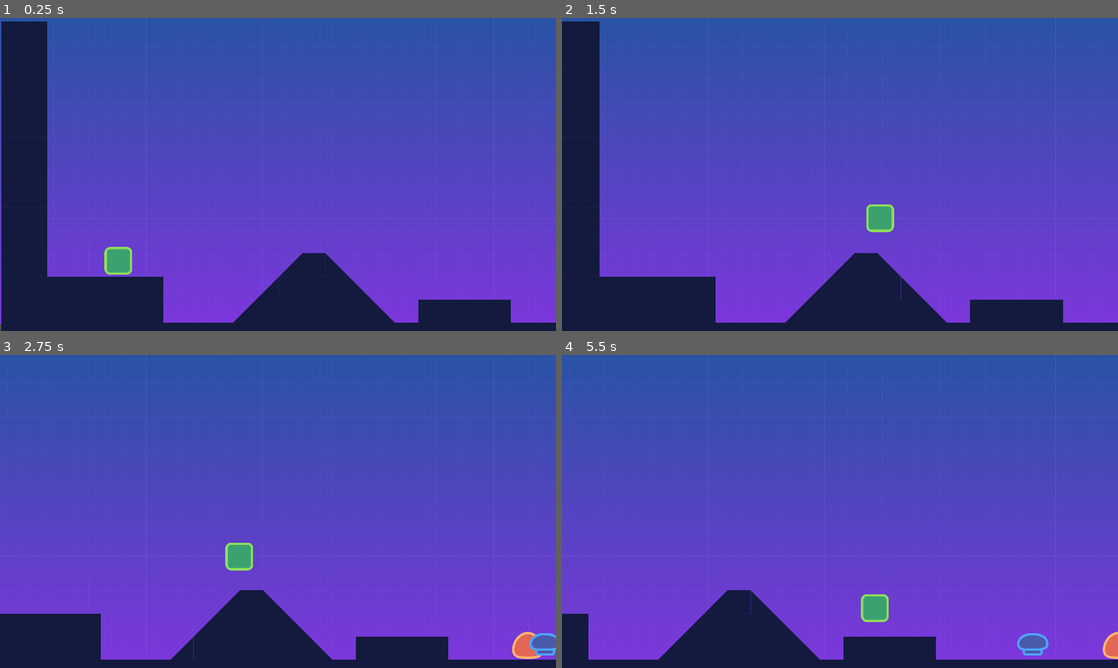
Above: before the commit, frames 1-4 (two rows, left to right).
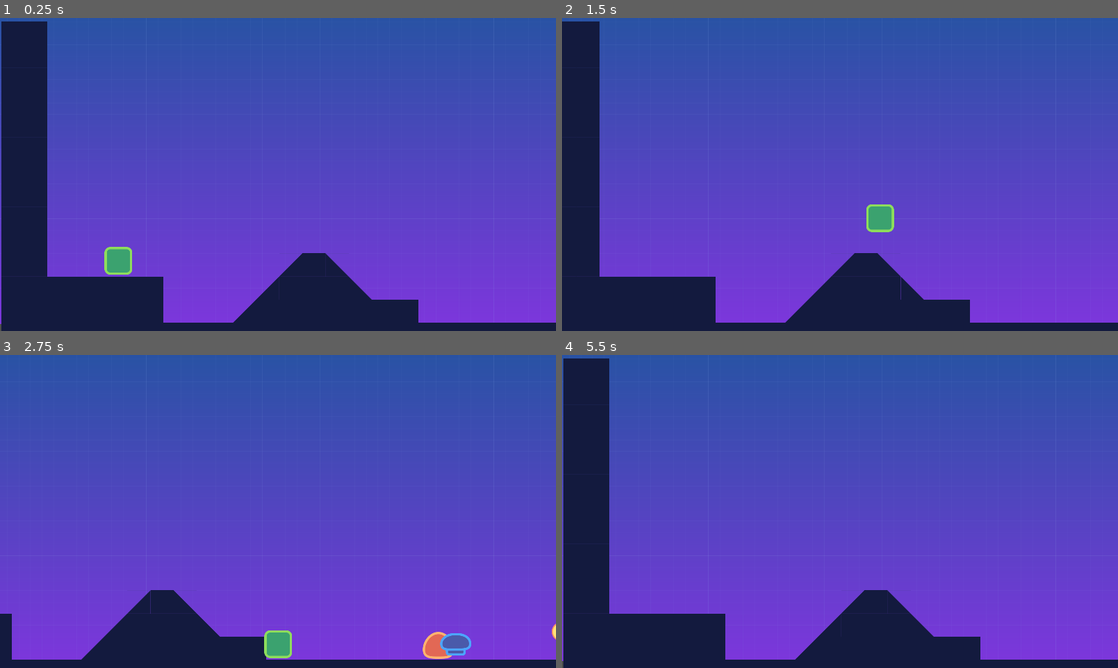
Above: after the commit, the same moments.

Repository: mustafa-mahmud/Platform
Game: Godot game, scene res://src/Level/LevelTemplate.tscn
The game is run twice, just before and just after one commit, with the same random seed, the same clock (stepped at 60 frames per second) and the same inputs. This scene is started directly instead of the project's main scene.
Inputs:
- Up to frame 1 (0.25 s): no input
- Up to frame 2 (1.5 s): tap Enter at 0.5 s; hold D (move_right) from 0.53 s (still down); tap W (jump) at 0.77 s
- Up to frame 3 (2.75 s): tap W (jump) at 1.52 s; release D (move_right) at 2.03 s; hold Left (move_left) from 2.03 s (still down)
- Up to frame 4 (5.5 s): release Left (move_left) at 2.78 s; hold D (move_right) 2.78-4.28 s; tap W (jump) at 3.02, 3.77, 4.52 s; hold Left (move_left) 4.28-5.03 s; hold D (move_right) from 5.03 s (still down)

The runs differ from the first frame. In frame 1, 1.7% of the frame differs, in the area x 66-92%, y 90-98%; in frame 2, 1.7%; in frame 3, 10%; in frame 4, 15%, in the area x 0-100%, y 1-100%.

Commit message:
11.adding-slope-movement.mp4

Diff:
--- a/src/Actors/Player.gd
+++ b/src/Actors/Player.gd
@@ -12,7 +12,10 @@
 	var is_jump_inturrupted := Input.is_action_just_released('jump') and _velocity.y < 0.0
 	var direction := get_direction()
 	_velocity = calculate_move_velocity(_velocity,direction,speed,is_jump_inturrupted)
-	_velocity = move_and_slide(_velocity,FLOOR_NORMAL)
+	var snap := Vector2.DOWN * 50.0 if direction.y==0.0 else Vector2.ZERO
+	_velocity = move_and_slide_with_snap(
+		_velocity,snap,FLOOR_NORMAL,true,4,PI/3.0
+		)
 
 func get_direction()-> Vector2:
 	return Vector2(
--- a/src/Level/LevelTemplate.tscn
+++ b/src/Level/LevelTemplate.tscn
@@ -155,7 +155,7 @@
 collision_layer = 8
 collision_mask = 0
 format = 1
-tile_data = PoolIntArray( 0, 0, 0, 1, 0, 0, 45, 0, 0, 46, 0, …(1058 unchanged characters)… 70913, 0, 786447, 536870913, 0, 786448, 536870914, 0, 786450, 0, 0, 786451, 0, 0, 786452, 0, 0, 786453, 0, 0, 786472, 0, 0, 786473, 0, 0, 7864 …(2040 unchanged characters)…
+tile_data = PoolIntArray( 0, 0, 0, 1, 0, 0, 45, 0, 0, 46, 0, …(1058 unchanged characters)… 70913, 0, 786447, 536870913, 0, 786448, 0, 0, 786449, 0, 0, 786472, 0, 0, 786473, 0, 0, 7864 …(2040 unchanged characters)…
 
 [node name="Enemy" parent="." instance=ExtResource( 3 )]
 position = Vector2( 2658, 720 )
